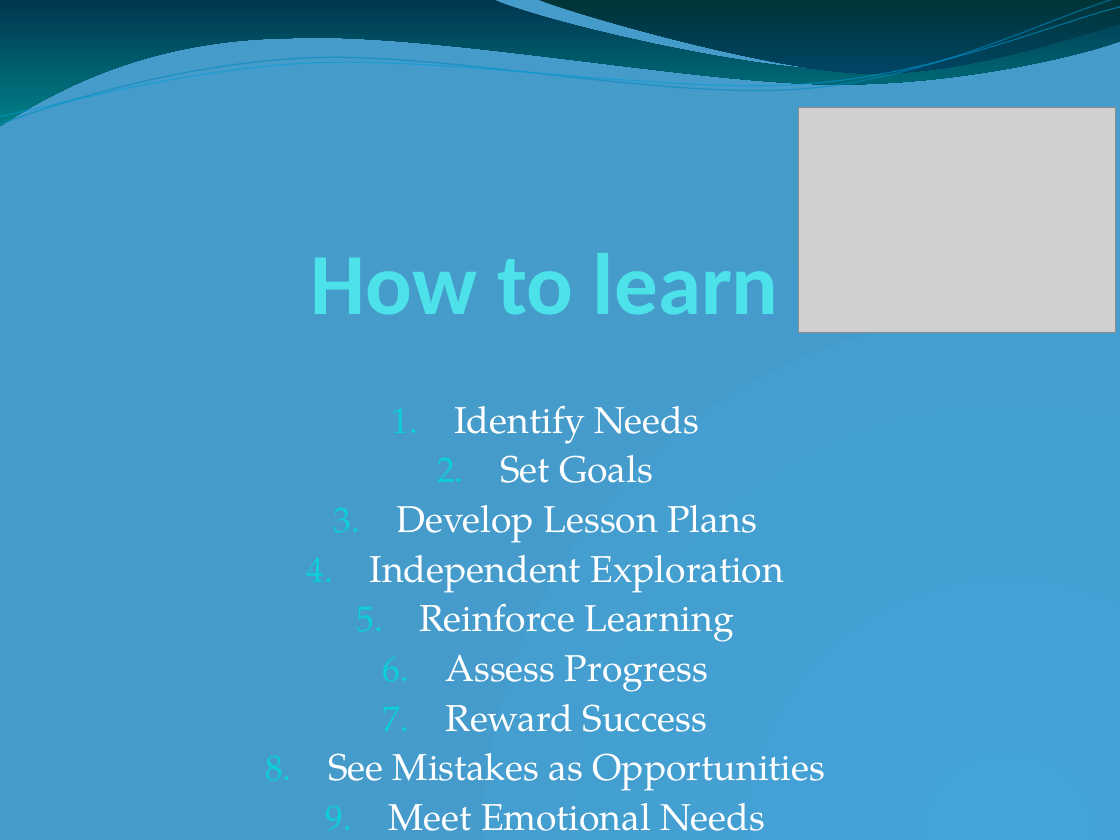
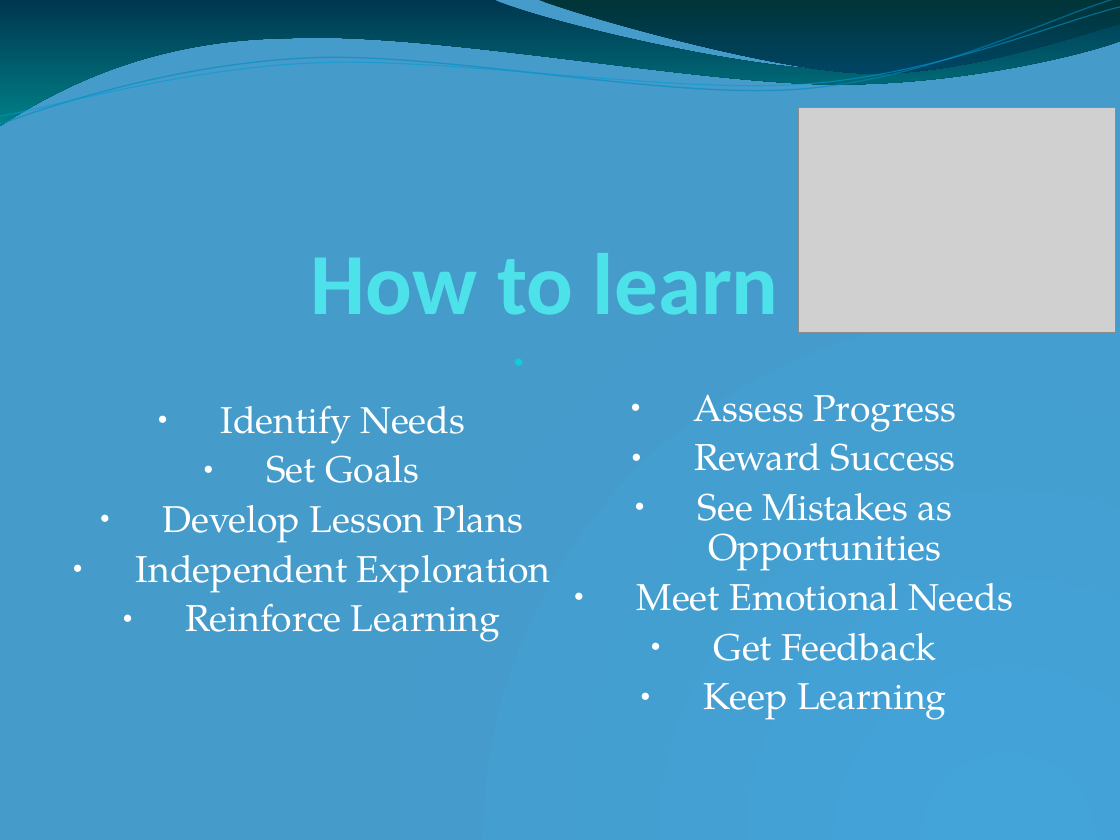
Before and after one commit to CrazeeIvan/ICT_P-PDev, a slide deck: slide 9 of Task 1.odp. Drawn at 1120x840 pixels with LibreOffice and Linux fonts; fonts in the diff are those of the drawing; grey boxes stand for pictures. Boxes give left, top, right and bottom in pixels: in the first picture for what was removed or moved away, otherwise in the second. Text is boxed around its words. In the diff, an @@ line names an element or a change of style, - is before the commit and + after.

```diff
--- a/Task 1.odp
+++ b/Task 1.odp
@@ subtitle "Identify Needs" at box(136, 406, 551, 642): bullet 1. to ●; bullet colour #0BD0D9 to #FFFFFF @@
@@ text added at box(637, 394, 1014, 720), 24 pt, text #FFFFFF @@
+● Assess Progress
+● Reward Success
+● See Mistakes as Opportunities
+● Meet Emotional Needs
+● Get Feedback
+● Keep Learning
@@ subtitle at box(328, 654, 825, 831): paragraphs removed @@
-6. Assess Progress
-7. Reward Success
-8. See Mistakes as Opportunities
-9. Meet Emotional Needs
-10. Get Feedback
-11. Keep Learning
```
Also in this commit, not shown: 6 other slides changed.
